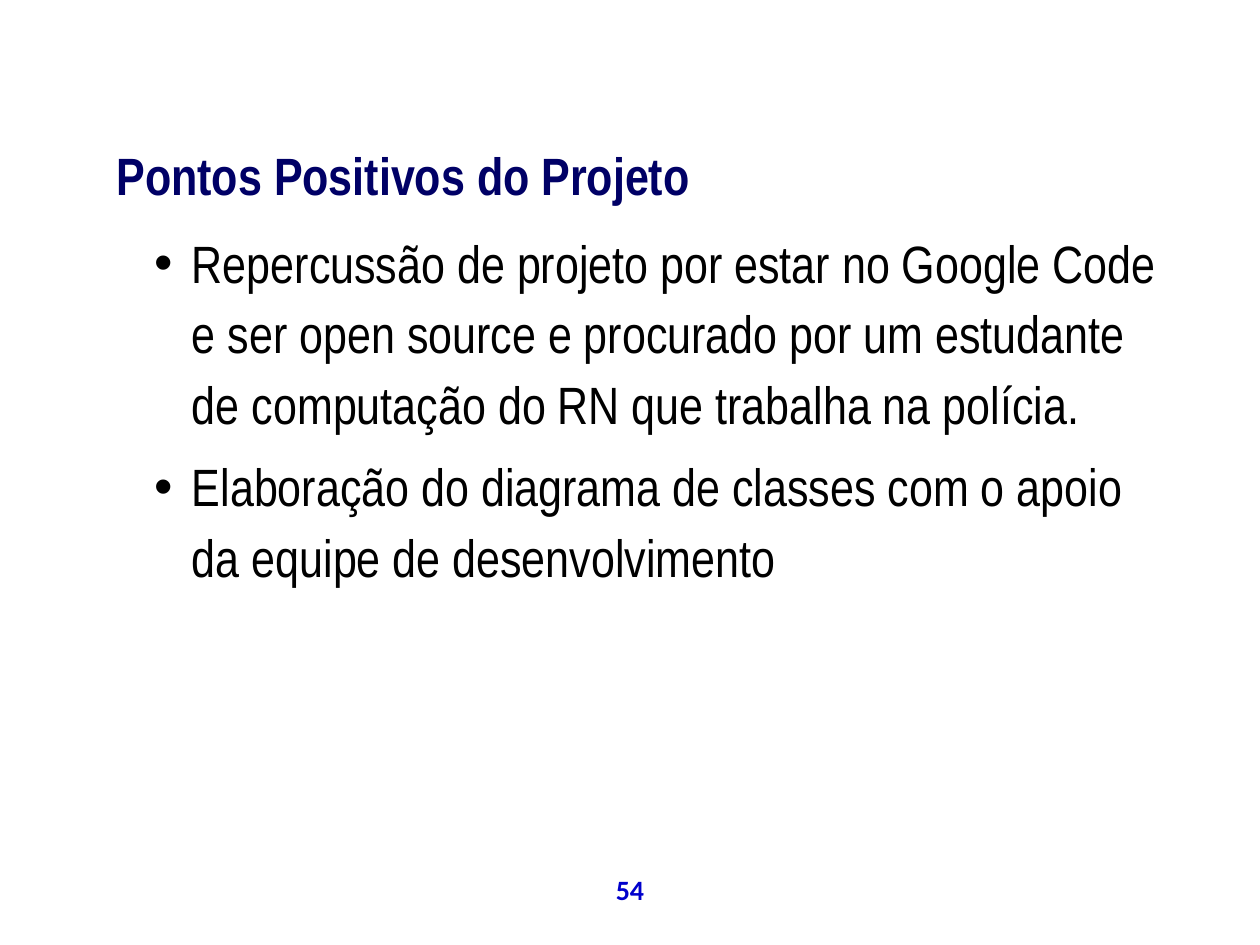
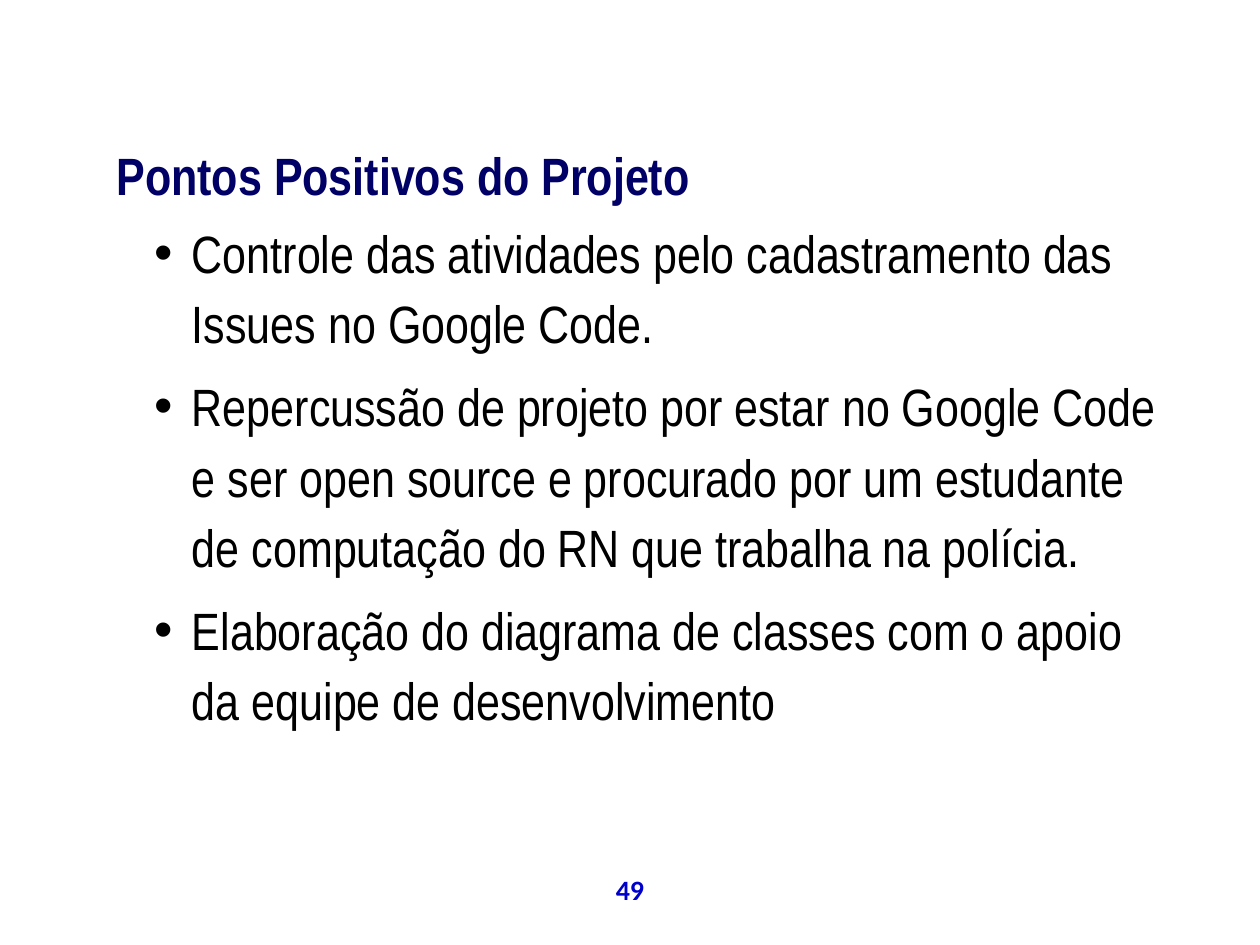
Before and after one commit to theoziran/sislodim, a slide deck: slide 49 of documentos/ProjetoPSA/Apresentação Final.ppt (slide 54 before the commit). Drawn at 1260x945 pixels with LibreOffice and Linux fonts; fonts in the diff are those of the drawing; background and template pictures are left out. Boxes give left, top, right and bottom in pixels: in the first picture for what was removed or moved away, otherwise in the second. Text is boxed around its words. In the diff, an @@ line names an element or a change of style, - is before the commit and + after.

```diff
--- a/documentos/ProjetoPSA/Apresentação Final.ppt
+++ b/documentos/ProjetoPSA/Apresentação Final.ppt
@@ text "Controle das atividades pelo cadastramento ...": place and size @@
-text "Controle das atividades pelo cadastramento ..." at box(192, 245, 1156, 587)
+text "Controle das atividades pelo cadastramento ..." at box(192, 235, 1156, 731)
@@ text at box(192, 235, 1112, 353): paragraph added @@
+  • Controle das atividades pelo cadastramento das Issues no Google Code.
@@ page number at box(616, 881, 644, 900): text changed @@
-54
+49
```
Also in this commit, not shown: 38 other slides changed, 12 slides added, 4 slides removed.
